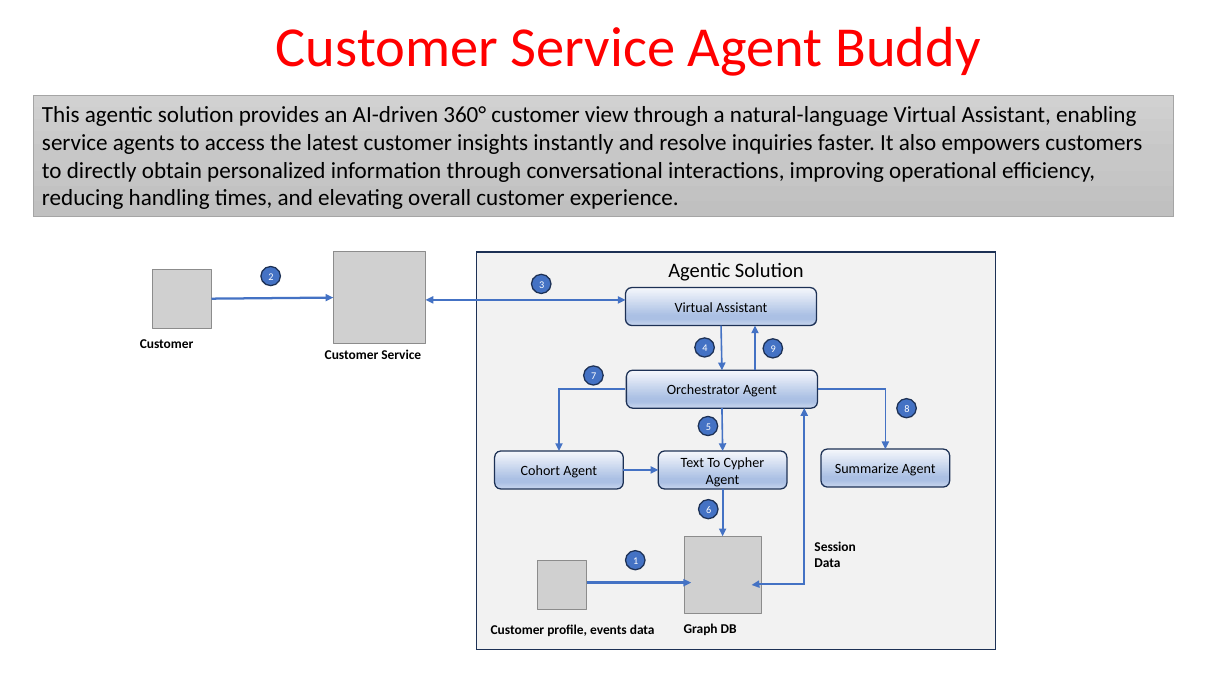
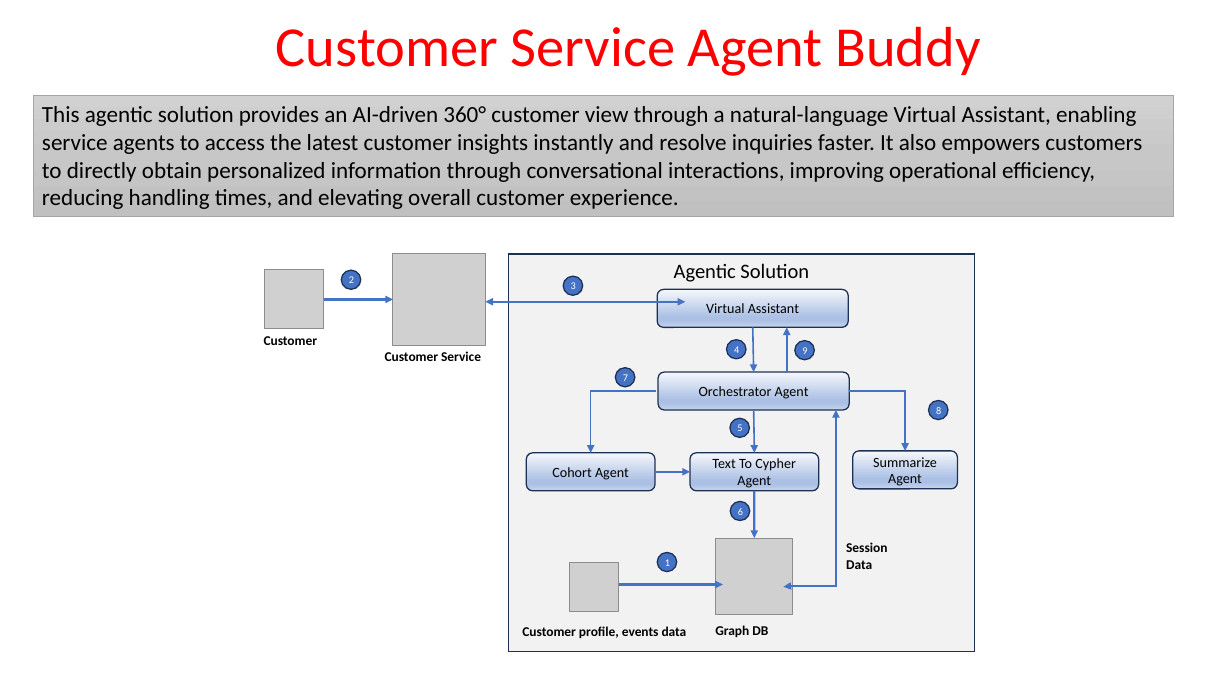
Before and after one commit to suhassankolli/Capstone_CustomerServiceAgents, a slide deck: slide 2 of Customer_Service_AgenticApp.pptx. Drawn at 1232x693 pixels with LibreOffice and Linux fonts; fonts in the diff are those of the drawing; grey boxes stand for pictures. Boxes give left, top, right and bottom in pixels: in the first picture for what was removed or moved away, otherwise in the second. Text is boxed around its words. In the diff, an @@ line names an element or a change of style, - is before the commit and + after.

```diff
--- a/Customer_Service_AgenticApp.pptx
+++ b/Customer_Service_AgenticApp.pptx
@@ rectangle "Agentic Solution": place and size @@
-rectangle "Agentic Solution" at [477, 252, 996, 650]
+rectangle "Agentic Solution" at [508, 254, 975, 652]
@@ picture: place and size @@
-picture at [152, 269, 212, 328]
+picture at [265, 270, 324, 329]
@@ arrow moved from (212, 299) - (334, 298) to (323, 299) - (393, 299) @@
@@ ellipse "2": place and size @@
-ellipse "2" at [261, 266, 280, 286]
+ellipse "2" at [341, 270, 360, 289]
@@ ellipse "3": place and size @@
-ellipse "3" at [531, 274, 551, 294]
+ellipse "3" at [564, 276, 583, 296]
@@ text "Customer": place and size @@
-text "Customer" at [140, 339, 194, 348]
+text "Customer" at [264, 336, 318, 345]
@@ 1 picture, 1 text, 1 elbow double arrow: place and size @@
-1 picture, 1 text, 1 elbow double arrow at [325, 251, 626, 359]
+1 picture, 1 text, 1 elbow double arrow at [385, 253, 686, 361]
@@ elbow arrow moved from (818, 389) - (885, 449) to (849, 391) - (906, 451) @@
@@ rounded rectangle "Cohort Agent": place and size @@
-rounded rectangle "Cohort Agent" at [494, 451, 623, 489]
+rounded rectangle "Cohort Agent" at [527, 453, 655, 491]
@@ 7 ellipses, 6 arrows, 3 texts, 3 rounded rectangles, 2 pictures, 1 elbow arrow, 1 elbow double arrow: place and size @@
-7 ellipses, 6 arrows, 3 texts, 3 rounded rectangles, 2 pictures, 1 elbow arrow, 1 elbow double arrow at [491, 287, 917, 636]
+7 ellipses, 6 arrows, 3 texts, 3 rounded rectangles, 2 pictures, 1 elbow arrow, 1 elbow double arrow at [522, 289, 948, 638]
@@ rounded rectangle "Summarize Agent": place and size @@
-rounded rectangle "Summarize Agent" at [822, 449, 950, 487]
+rounded rectangle "Summarize Agent" at [853, 451, 958, 489]
```
Also in this commit, not shown: 3 other files.
